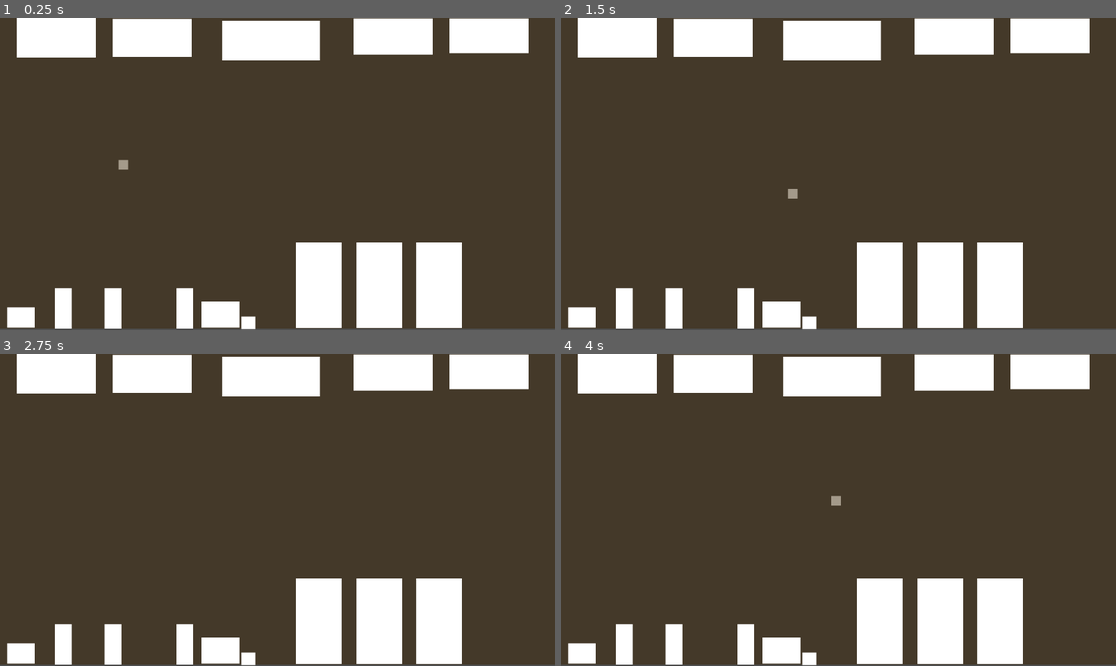
Above: before the commit, frames 1-4 (two rows, left to right).
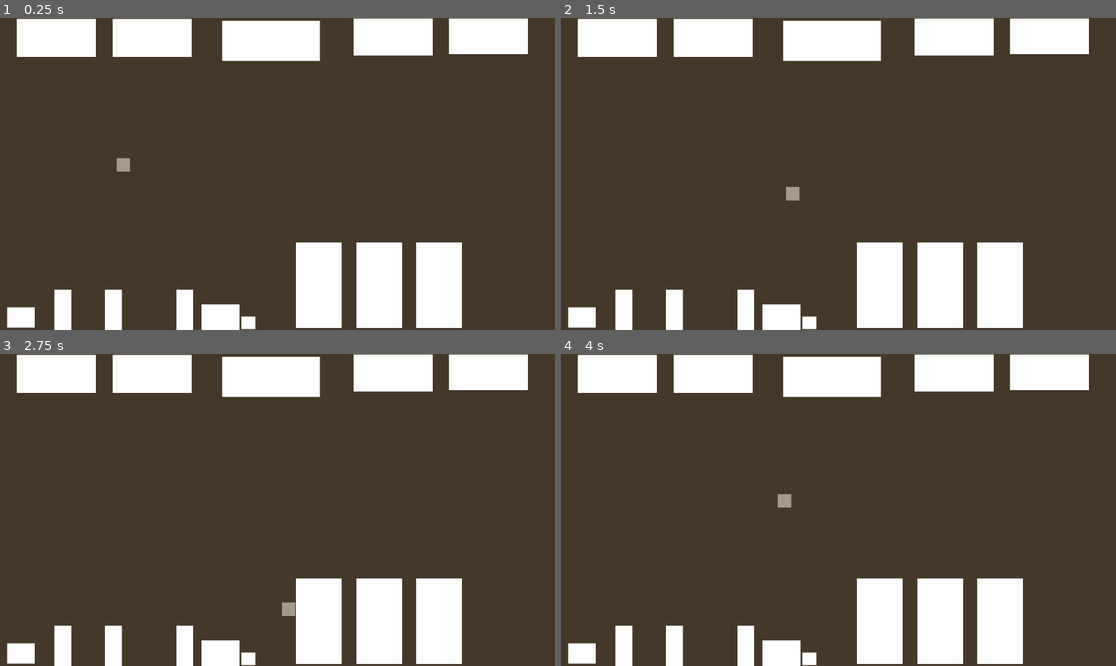
Above: after the commit, the same moments.

Repository: bwang-sketch/12-DT
Game: Godot game, scene res://node_2d.tscn
Two runs of this game, one before a commit and one after it. Both use one fixed random seed, a clock stepped at 60 frames per second and the inputs below.
Inputs:
- Up to frame 1 (0.25 s): no input
- Up to frame 2 (1.5 s): tap Enter at 0.5 s; hold Right (ui_right) 0.53-1.28 s; hold Down (ui_down) from 1.28 s (still down)
- Up to frame 3 (2.75 s): release Down (ui_down) at 2.03 s; hold Right (ui_right) from 2.03 s (still down)
- Up to frame 4 (4 s): release Right (ui_right) at 2.78 s; hold Up (ui_up) 2.78-3.53 s; hold Left (ui_left) from 3.53 s (still down)

The runs differ from the first frame. In frame 1, 1.0% of the frame differs, in the area x 0-100%, y 0-100%; in frame 2, 1.0%; in frame 3, 1.1%; in frame 4, 1.1%.

Commit message:
Added collisions

Diff:
--- a/12dt-game/node_2d.tscn
+++ b/12dt-game/node_2d.tscn
@@ -1,6 +1,33 @@
 [gd_scene format=3 uid="uid://dyj63d2ucw30q"]
 
 [ext_resource type="PackedScene" uid="uid://buyqcvi5km5hj" path="res://player.tscn" id="1_wtcfe"]
+
+[sub_resource type="RectangleShape2D" id="RectangleShape2D_wtcfe"]
+size = Vector2(164, 80.25)
+
+[sub_resource type="RectangleShape2D" id="RectangleShape2D_0e48y"]
+size = Vector2(203, 83)
+
+[sub_resource type="RectangleShape2D" id="RectangleShape2D_epypp"]
+size = Vector2(57.5, 42)
+
+[sub_resource type="RectangleShape2D" id="RectangleShape2D_0hol4"]
+size = Vector2(35.5, 85)
+
+[sub_resource type="RectangleShape2D" id="RectangleShape2D_q6r6c"]
+size = Vector2(79, 54)
+
+[sub_resource type="RectangleShape2D" id="RectangleShape2D_kdubu"]
+size = Vector2(29, 26)
+
+[sub_resource type="RectangleShape2D" id="RectangleShape2D_d21ai"]
+size = Vector2(95.5, 178)
+
+[sub_resource type="RectangleShape2D" id="RectangleShape2D_rj586"]
+size = Vector2(1169, 7)
+
+[sub_resource type="RectangleShape2D" id="RectangleShape2D_4d7sh"]
+size = Vector2(6, 651.5)
 
 [node name="Node2D" type="Node2D" unique_id=1454970592]
 
@@ -10,14 +37,14 @@
 [node name="ColorRect" type="ColorRect" parent="." unique_id=1031700251]
 offset_top = -1.0
 offset_right = 1154.0
-offset_bottom = 645.0
+offset_bottom = 650.0
 color = Color(0.22352941, 0.13333334, 0, 0.45882353)
 
 [node name="ColorRect2" type="ColorRect" parent="." unique_id=1017289462]
 offset_left = 35.0
-offset_top = -1.0
+offset_top = 2.0
 offset_right = 199.0
-offset_bottom = 82.0
+offset_bottom = 81.0
 
 [node name="ColorRect3" type="ColorRect" parent="." unique_id=1358800746]
 offset_left = 234.0
@@ -29,19 +56,19 @@
 offset_left = 734.0
 offset_top = 1.0
 offset_right = 898.0
-offset_bottom = 76.0
+offset_bottom = 78.0
 
 [node name="ColorRect5" type="ColorRect" parent="." unique_id=1214311529]
-offset_left = 933.0
+offset_left = 932.0
 offset_top = 1.0
-offset_right = 1097.0
-offset_bottom = 73.0
+offset_right = 1096.0
+offset_bottom = 75.0
 
 [node name="ColorRect6" type="ColorRect" parent="." unique_id=1146876793]
 offset_left = 461.0
 offset_top = 6.0
 offset_right = 664.0
-offset_bottom = 88.0
+offset_bottom = 89.0
 
 [node name="ColorRect7" type="ColorRect" parent="." unique_id=1450401161]
 offset_left = 15.0
@@ -50,22 +77,22 @@
 offset_bottom = 643.0
 
 [node name="ColorRect8" type="ColorRect" parent="." unique_id=907439100]
-offset_left = 114.0
-offset_top = 561.0
-offset_right = 149.0
-offset_bottom = 645.0
+offset_left = 113.0
+offset_top = 564.0
+offset_right = 148.0
+offset_bottom = 648.0
 
 [node name="ColorRect9" type="ColorRect" parent="." unique_id=1636393072]
-offset_left = 217.0
-offset_top = 561.0
-offset_right = 252.0
-offset_bottom = 645.0
+offset_left = 218.0
+offset_top = 564.0
+offset_right = 253.0
+offset_bottom = 648.0
 
 [node name="ColorRect10" type="ColorRect" parent="." unique_id=850500270]
 offset_left = 366.0
-offset_top = 561.0
+offset_top = 564.0
 offset_right = 401.0
-offset_bottom = 645.0
+offset_bottom = 648.0
 
 [node name="ColorRect11" type="ColorRect" parent="." unique_id=1719303257]
 offset_left = 501.0
@@ -75,9 +102,9 @@
 
 [node name="ColorRect12" type="ColorRect" parent="." unique_id=1816132138]
 offset_left = 418.0
-offset_top = 589.0
+offset_top = 595.0
 offset_right = 497.0
-offset_bottom = 643.0
+offset_bottom = 649.0
 
 [node name="ColorRect13" type="ColorRect" parent="." unique_id=605770795]
 offset_left = 614.0
@@ -96,3 +123,78 @@
 offset_top = 466.0
 offset_right = 959.0
 offset_bottom = 644.0
+
+[node name="StaticBody2D" type="StaticBody2D" parent="." unique_id=23259398]
+position = Vector2(-1, 1)
+
+[node name="CollisionShape2D" type="CollisionShape2D" parent="StaticBody2D" unique_id=1278285552]
+position = Vector2(117.75, 39.875)
+shape = SubResource("RectangleShape2D_wtcfe")
+
+[node name="CollisionShape2D2" type="CollisionShape2D" parent="StaticBody2D" unique_id=440574424]
+position = Vector2(317, 40.5)
+shape = SubResource("RectangleShape2D_wtcfe")
+
+[node name="CollisionShape2D3" type="CollisionShape2D" parent="StaticBody2D" unique_id=1084268415]
+position = Vector2(563.5, 46.5)
+shape = SubResource("RectangleShape2D_0e48y")
+
+[node name="CollisionShape2D4" type="CollisionShape2D" parent="StaticBody2D" unique_id=1322093366]
+position = Vector2(816.375, 36.5)
+shape = SubResource("RectangleShape2D_wtcfe")
+
+[node name="CollisionShape2D5" type="CollisionShape2D" parent="StaticBody2D" unique_id=394769349]
+position = Vector2(1015, 34)
+shape = SubResource("RectangleShape2D_wtcfe")
+
+[node name="CollisionShape2D6" type="CollisionShape2D" parent="StaticBody2D" unique_id=325918717]
+position = Vector2(45, 621)
+shape = SubResource("RectangleShape2D_epypp")
+
+[node name="CollisionShape2D7" type="CollisionShape2D" parent="StaticBody2D" unique_id=732676635]
+position = Vector2(131.5, 605)
+shape = SubResource("RectangleShape2D_0hol4")
+
+[node name="CollisionShape2D8" type="CollisionShape2D" parent="StaticBody2D" unique_id=553097612]
+position = Vector2(236.25, 605.5)
+shape = SubResource("RectangleShape2D_0hol4")
+
+[node name="CollisionShape2D9" type="CollisionShape2D" parent="StaticBody2D" unique_id=263013687]
+position = Vector2(384, 605)
+shape = SubResource("RectangleShape2D_0hol4")
+
+[node name="CollisionShape2D10" type="CollisionShape2D" parent="StaticBody2D" unique_id=1982649535]
+position = Vector2(458.5, 621)
+shape = SubResource("RectangleShape2D_q6r6c")
+
+[node name="CollisionShape2D11" type="CollisionShape2D" parent="StaticBody2D" unique_id=1322491760]
+position = Vector2(516.5, 632)
+shape = SubResource("RectangleShape2D_kdubu")
+
+[node name="CollisionShape2D12" type="CollisionShape2D" parent="StaticBody2D" unique_id=1229141785]
+position = Vector2(662.25, 554)
+shape = SubResource("RectangleShape2D_d21ai")
+
+[node name="CollisionShape2D13" type="CollisionShape2D" parent="StaticBody2D" unique_id=202592881]
+position = Vector2(789, 554)
+shape = SubResource("RectangleShape2D_d21ai")
+
+[node name="CollisionShape2D14" type="CollisionShape2D" parent="StaticBody2D" unique_id=303959437]
+position = Vector2(912, 554)
+shape = SubResource("RectangleShape2D_d21ai")
+
+[node name="CollisionShape2D15" type="CollisionShape2D" parent="StaticBody2D" unique_id=465992466]
+position = Vector2(582.5, -4.5)
+shape = SubResource("RectangleShape2D_rj586")
+
+[node name="CollisionShape2D16" type="CollisionShape2D" parent="StaticBody2D" unique_id=1338019750]
+position = Vector2(-2, 324.25)
+shape = SubResource("RectangleShape2D_4d7sh")
+
+[node name="CollisionShape2D17" type="CollisionShape2D" parent="StaticBody2D" unique_id=1221980543]
+position = Vector2(576, 651)
+shape = SubResource("RectangleShape2D_rj586")
+
+[node name="CollisionShape2D18" type="CollisionShape2D" parent="StaticBody2D" unique_id=1135222410]
+position = Vector2(1156, 323)
+shape = SubResource("RectangleShape2D_4d7sh")
--- a/12dt-game/player.tscn
+++ b/12dt-game/player.tscn
@@ -3,6 +3,7 @@
 [ext_resource type="Script" uid="uid://bgtvgj3cgu5gg" path="res://player.gd" id="1_4flbx"]
 
 [sub_resource type="CircleShape2D" id="CircleShape2D_sh265"]
+radius = 14.035668
 
 [node name="CharacterBody2D" type="CharacterBody2D" unique_id=1052891024 groups=["player"]]
 script = ExtResource("1_4flbx")
@@ -10,10 +11,10 @@
 [node name="Node2D" type="Node2D" parent="." unique_id=1796838134]
 
 [node name="ColorRect" type="ColorRect" parent="Node2D" unique_id=2045280896]
-offset_left = -10.0
-offset_top = -10.0
-offset_right = 10.0
-offset_bottom = 10.0
+offset_left = -14.0
+offset_top = -14.0
+offset_right = 14.0
+offset_bottom = 14.0
 
 [node name="Marker2D" type="Marker2D" parent="Node2D" unique_id=1667096244]
 
